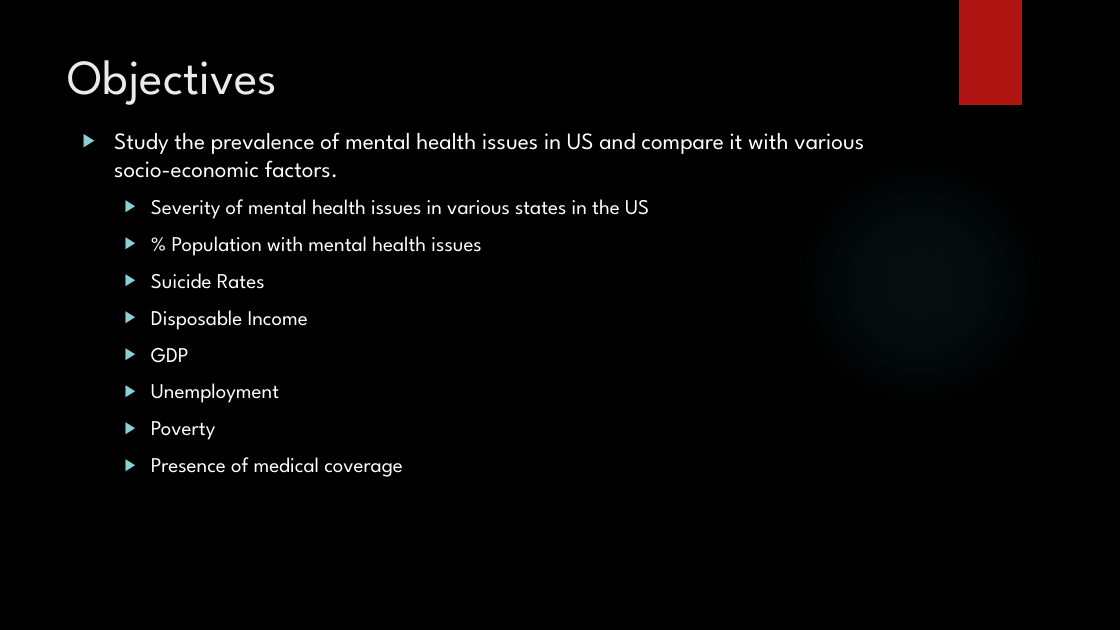
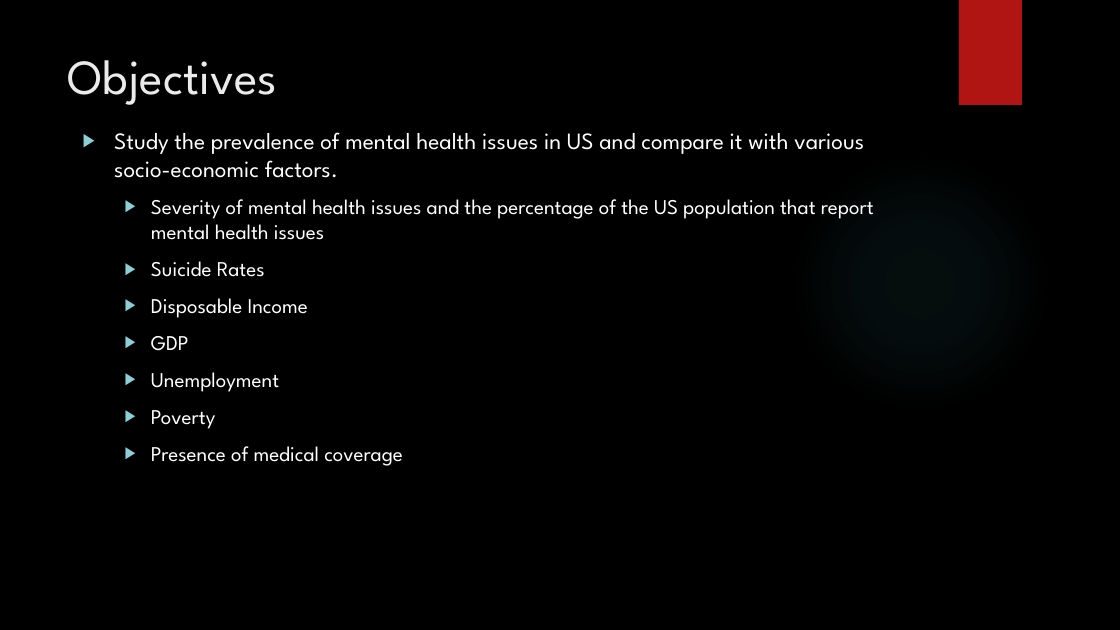
Before and after one commit to brian-e-haley/Mental_health_US, a slide deck: slide 3 of Output/MentalHealth_in_the_US.pptx (slide 2 before the commit). Drawn at 1120x630 pixels with LibreOffice and Linux fonts; fonts in the diff are those of the drawing; background and template pictures are left out. Boxes give left, top, right and bottom in pixels: in the first picture for what was removed or moved away, otherwise in the second. Text is boxed around its words. In the diff, an @@ line names an element or a change of style, - is before the commit and + after.

```diff
--- a/Output/MentalHealth_in_the_US.pptx
+++ b/Output/MentalHealth_in_the_US.pptx
@@ text at bbox=[151, 199, 874, 240]: text changed @@
-  ▶ Severity of mental health issues in various states in the US
-  ▶ % Population with mental health issues
+  ▶ Severity of mental health issues and the percentage of the US population that report mental health issues
```
Also in this commit, not shown: 7 other slides changed, 2 slides added.
